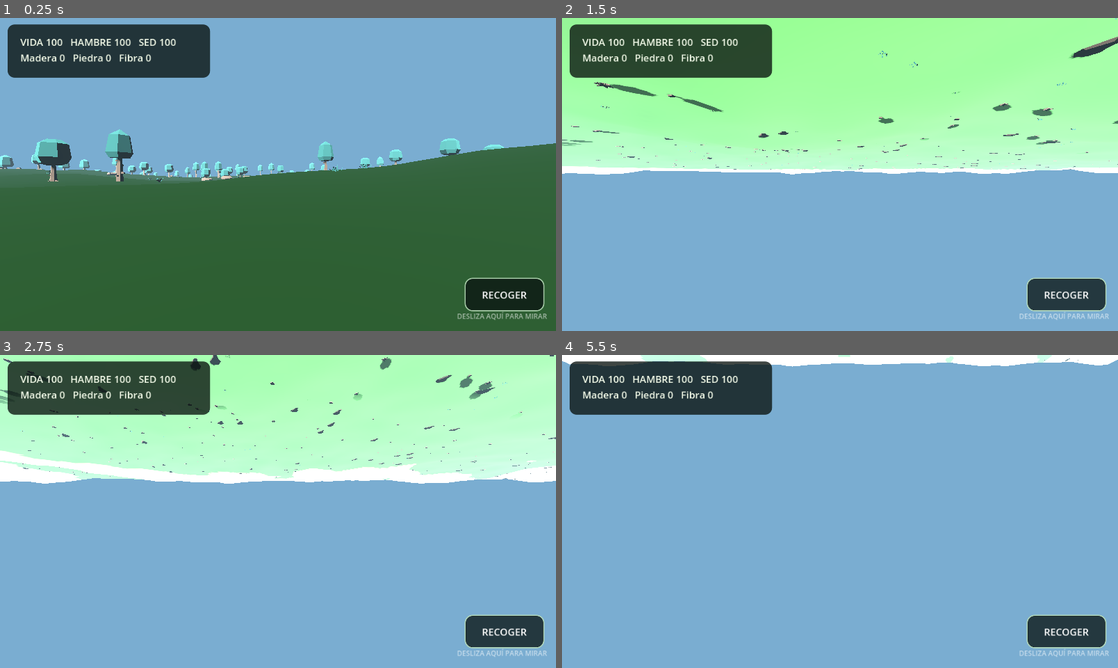
Above: before the commit, frames 1-4 (two rows, left to right).
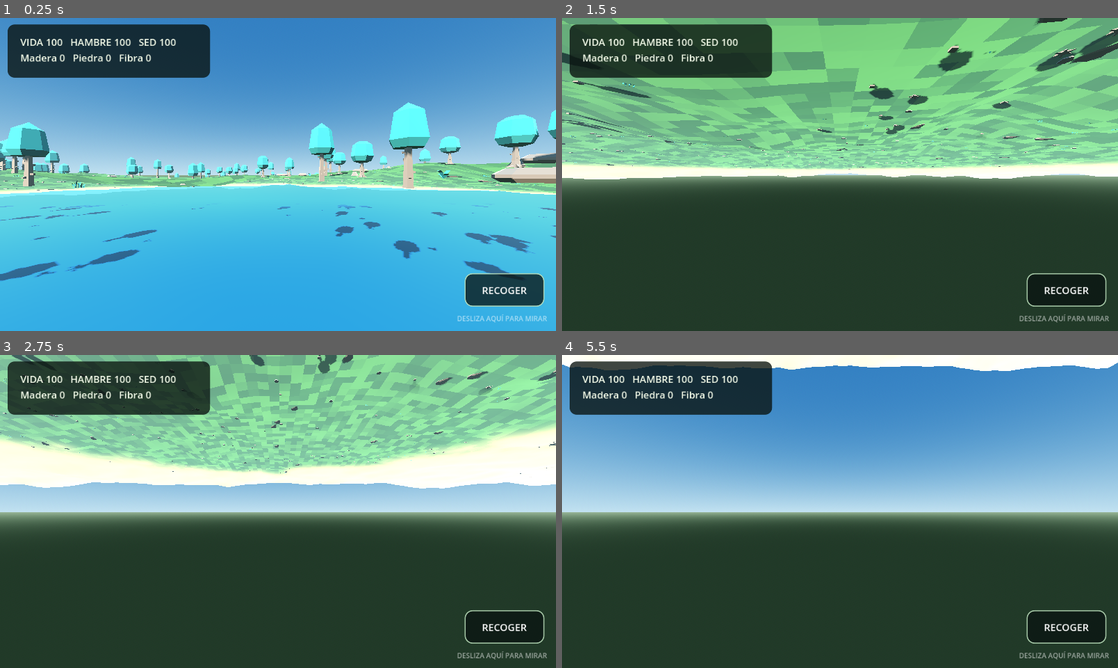
Above: after the commit, the same moments.

Repository: Alejandrokiriatos/rust-mobile-survival.-
Game: Godot game, scene res://scenes/main.tscn
Same seed, same stepped clock (60 frames per second), same inputs: the game is played once before the commit and once after it.
Inputs (mouse positions are in pixels of both pictures, inside the frame that each line leads up to):
- Up to frame 1 (0.25 s): no input
- Up to frame 2 (1.5 s): move the mouse to (962, 158) at 0.52 s; hold D (move_right) 0.53-1.25 s; click (962, 158) at 0.67 s; tap Space (jump) at 0.77 s; drag from (728, 190) to (812, 237) at 1.27 s
- Up to frame 3 (2.75 s): move the mouse to (333, 442) at 2.02 s; hold D (move_right) from 2.03 s (still down)
- Up to frame 4 (5.5 s): release D (move_right) at 2.75 s; drag from (812, 574) to (673, 464) at 2.77 s; move the mouse to (1006, 558) at 3.52 s; hold A (move_left) 3.53-4.25 s; tap Space (jump) at 3.77 s; drag from (673, 464) to (756, 433) at 4.27 s; move the mouse to (867, 511) at 5.02 s; hold S (move_back) from 5.03 s (still down); click (867, 511) at 5.17 s

The runs differ from the first frame. In frame 1, 84% of the frame differs, in the area x 0-100%, y 0-100%; in frame 2, 92%; in frame 3, 89%; in frame 4, 79%.
Error before the commit: Invalid access to property or key 'set_mobile_action' on a base object of type 'CharacterBody3D (SurvivalPlayer)'. (res://scripts/world.gd:259)
Error after the commit: Invalid access to property or key 'set_mobile_action' on a base object of type 'CharacterBody3D (SurvivalPlayer)'. (res://scripts/world.gd:305)

Commit message:
Rebuild island terrain shape, biome shader, sky and mobile HUD

Diff:
--- a/scripts/world.gd
+++ b/scripts/world.gd
@@ -2,6 +2,7 @@
 
 const PLAYER_SCRIPT = preload("res://scripts/player.gd")
 const RESOURCE_SCRIPT = preload("res://scripts/resource_node.gd")
+const JOYSTICK_SCRIPT = preload("res://scripts/mobile_joystick.gd")
 const WORLD_SIZE := 512.0
 const CHUNK_COUNT := 4
 const CHUNK_SIZE := WORLD_SIZE / CHUNK_COUNT
@@ -15,6 +16,7 @@
 var message: Label
 var interact_button: Button
 var control_layer: CanvasLayer
+var mobile_joystick: MobileJoystick
 var terrain_noise := FastNoiseLite.new()
 var detail_noise := FastNoiseLite.new()
 var asset_scenes: Dictionary = {}
@@ -75,15 +77,23 @@
 func _make_environment() -> void:
     var env := WorldEnvironment.new()
     var e := Environment.new()
-    e.background_mode = Environment.BG_COLOR
-    e.background_color = Color(0.48, 0.68, 0.82)
+    e.background_mode = Environment.BG_SKY
+    var sky := Sky.new()
+    var sky_material := ProceduralSkyMaterial.new()
+    sky_material.sky_top_color = Color(0.16, 0.38, 0.62)
+    sky_material.sky_horizon_color = Color(0.62, 0.78, 0.88)
+    sky_material.ground_bottom_color = Color(0.12, 0.19, 0.14)
+    sky_material.ground_horizon_color = Color(0.48, 0.59, 0.48)
+    sky.sky_material = sky_material
+    e.sky = sky
     e.ambient_light_source = Environment.AMBIENT_SOURCE_COLOR
     e.ambient_light_color = Color(0.72, 0.79, 0.9)
     e.ambient_light_energy = 0.75
     e.tonemap_mode = Environment.TONE_MAPPER_FILMIC
     e.fog_enabled = true
     e.fog_light_color = Color(0.58, 0.72, 0.78)
-    e.fog_density = 0.0018
+    e.fog_density = 0.0012
+    e.fog_sky_affect = 0.65
     env.environment = e
     add_child(env)
     var sun := DirectionalLight3D.new()
@@ -91,29 +101,65 @@
     sun.light_energy = 1.0
     sun.shadow_enabled = true
     sun.directional_shadow_mode = DirectionalLight3D.SHADOW_ORTHOGONAL
-    sun.directional_shadow_max_distance = 55.0
-    sun.directional_shadow_max_distance = 75.0
+    sun.directional_shadow_max_distance = 65.0
+    sun.directional_shadow_fade_start = 0.8
     add_child(sun)
 
 func _height_at(x: float, z: float) -> float:
-    var edge := maxf(absf(x), absf(z)) / (WORLD_SIZE * 0.49)
-    var land_shape := pow(clampf(1.0 - edge, 0.0, 1.0), 1.55)
-    var broad := terrain_noise.get_noise_2d(x, z) * 4.2
-    var detail := detail_noise.get_noise_2d(x, z) * 0.55
-    var base_height := broad + detail + land_shape * 12.0 - 3.0
-    var spawn_blend := smoothstep(0.0, 28.0, Vector2(x, z).length())
-    return lerpf(3.0, base_height, spawn_blend)
+    var radial_distance := Vector2(x, z).length()
+    var edge := radial_distance / (WORLD_SIZE * 0.485)
+    var land_shape := pow(clampf(1.0 - edge, 0.0, 1.0), 1.38)
+    var broad := terrain_noise.get_noise_2d(x, z) * 5.0
+    var detail := detail_noise.get_noise_2d(x, z) * 0.8
+    var base_height := broad + detail + land_shape * 17.0 - 5.0
+    # Meseta de inicio suave: evita aparecer en una pendiente sin crear una plataforma abrupta.
+    var spawn_blend := smoothstep(0.0, 52.0, radial_distance)
+    return lerpf(4.0, base_height, spawn_blend)
+
+func _make_terrain_shader() -> Shader:
+    var shader := Shader.new()
+    shader.code = """
+shader_type spatial;
+render_mode diffuse_burley, specular_schlick_ggx;
+varying vec3 world_position;
+varying vec3 world_normal;
+void vertex() {
+    world_position = (MODEL_MATRIX * vec4(VERTEX, 1.0)).xyz;
+    world_normal = normalize(MODEL_NORMAL_MATRIX * NORMAL);
+}
+float hash21(vec2 p) {
+    p = fract(p * vec2(123.34, 456.21));
+    p += dot(p, p + 45.32);
+    return fract(p.x * p.y);
+}
+void fragment() {
+    float slope = 1.0 - clamp(dot(normalize(world_normal), vec3(0.0, 1.0, 0.0)), 0.0, 1.0);
+    float n = hash21(floor(world_position.xz * 0.32));
+    float height = world_position.y;
+    vec3 grass_dark = vec3(0.105, 0.235, 0.105);
+    vec3 grass_light = vec3(0.19, 0.34, 0.145);
+    vec3 sand = vec3(0.55, 0.47, 0.30);
+    vec3 rock = vec3(0.34, 0.35, 0.32);
+    vec3 grass = mix(grass_dark, grass_light, smoothstep(0.15, 0.85, n));
+    float beach = 1.0 - smoothstep(-1.5, 1.2, height);
+    float highland = smoothstep(10.0, 18.0, height);
+    vec3 base = mix(grass, sand, beach * 0.92);
+    base = mix(base, vec3(0.27, 0.34, 0.25), highland * 0.55);
+    base = mix(base, rock, smoothstep(0.30, 0.72, slope) * 0.82);
+    ALBEDO = base;
+    ROUGHNESS = 0.96;
+}
+"""
+    return shader
 
 func _make_large_terrain() -> void:
-    var terrain_material := StandardMaterial3D.new()
-    terrain_material.vertex_color_use_as_albedo = true
-    terrain_material.roughness = 1.0
-    terrain_material.cull_mode = BaseMaterial3D.CULL_DISABLED
+    var terrain_material := ShaderMaterial.new()
+    terrain_material.shader = _make_terrain_shader()
     for chunk_z in range(CHUNK_COUNT):
         for chunk_x in range(CHUNK_COUNT):
             _make_terrain_chunk(chunk_x, chunk_z, terrain_material)
 
-func _make_terrain_chunk(chunk_x: int, chunk_z: int, material: StandardMaterial3D) -> void:
+func _make_terrain_chunk(chunk_x: int, chunk_z: int, material: ShaderMaterial) -> void:
     var vertices := PackedVector3Array()
     var normals := PackedVector3Array()
     var colors := PackedColorArray()
@@ -226,7 +272,7 @@
     interact_button.anchor_right = 1.0
     interact_button.anchor_top = 1.0
     interact_button.anchor_bottom = 1.0
-    interact_button.position = Vector2(-158, -92)
+    interact_button.position = Vector2(-158, -100)
     interact_button.add_theme_font_size_override("font_size", 17)
     _style_action_button(interact_button)
     interact_button.pressed.connect(_try_harvest)
@@ -238,7 +284,7 @@
     look_hint.anchor_right = 1.0
     look_hint.anchor_top = 1.0
     look_hint.anchor_bottom = 1.0
-    look_hint.position = Vector2(-300, -34)
+    look_hint.position = Vector2(-300, -30)
     look_hint.size = Vector2(285, 24)
     look_hint.horizontal_alignment = HORIZONTAL_ALIGNMENT_RIGHT
     look_hint.add_theme_font_size_override("font_size", 12)
@@ -258,6 +304,21 @@
     _style_action_button(button)
     button.button_down.connect(player.set_mobile_action.bind(action, true))
     button.button_up.connect(player.set_mobile_action.bind(action, false))
+    control_layer.add_child(button)
+
+func _add_sprint_button() -> void:
+    var button := Button.new()
+    button.text = "CORRER"
+    button.size = Vector2(138, 48)
+    button.anchor_left = 1.0
+    button.anchor_right = 1.0
+    button.anchor_top = 1.0
+    button.anchor_bottom = 1.0
+    button.position = Vector2(-158, -232)
+    button.add_theme_font_size_override("font_size", 15)
+    _style_action_button(button)
+    button.button_down.connect(player.set_sprinting.bind(true))
+    button.button_up.connect(player.set_sprinting.bind(false))
     control_layer.add_child(button)
 
 func _style_action_button(button: Button) -> void:
